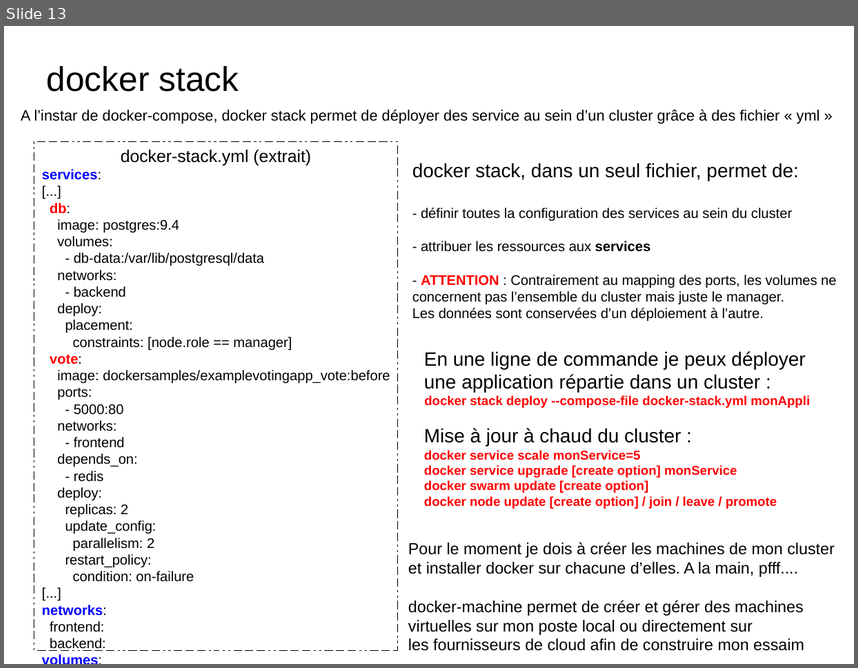
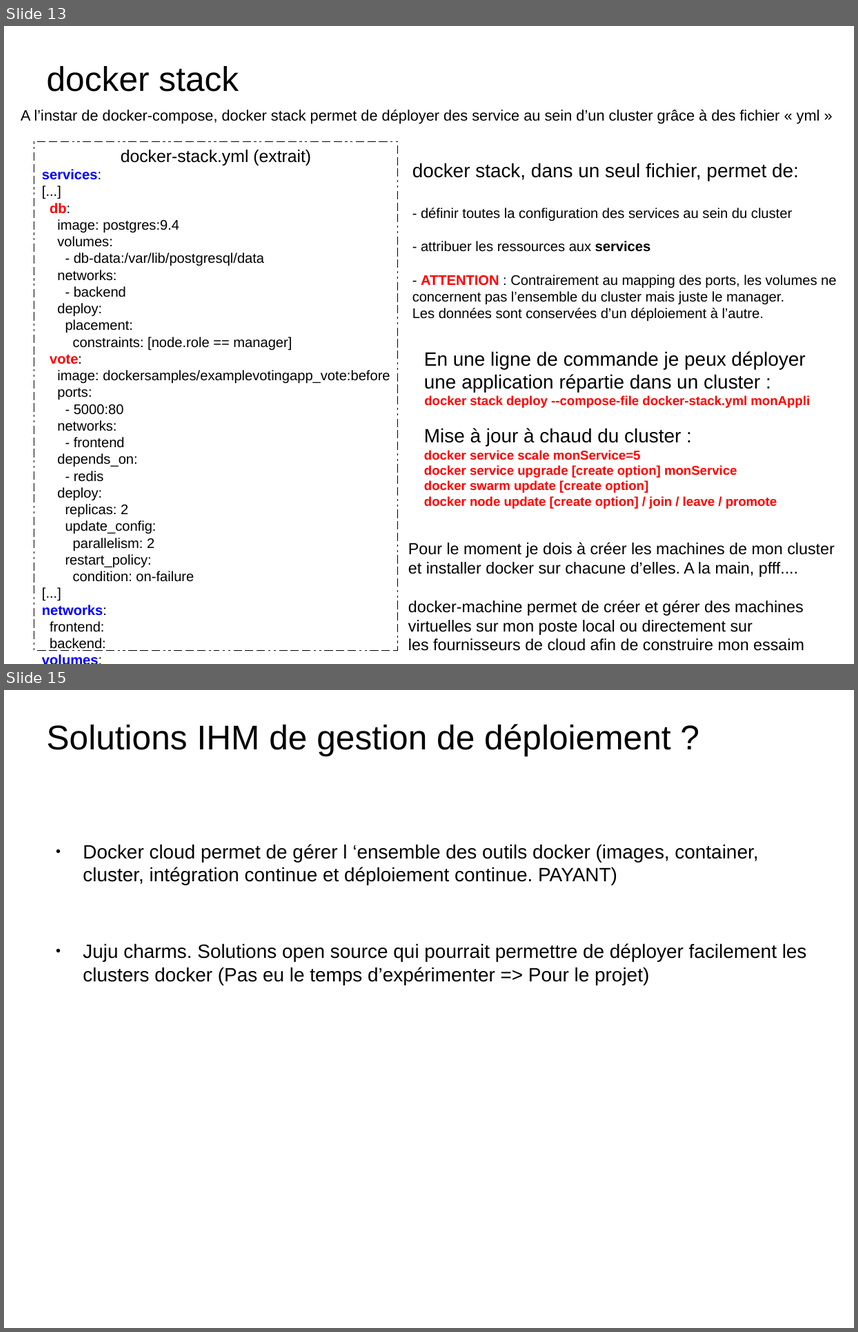
Before and after one commit to charleshuber/4t, a slide deck: presentation_smb215.odp. Shown one above the other, each under a label of ours: slide 13 before the commit, slides 13 and 15 after it; the slides between them are not shown. The pictures are 858x668 and 858x1332 pixels, drawn with LibreOffice and Linux fonts; fonts in the diff are those of the drawing. Boxes give left, top, right and bottom in pixels: in the first picture for what was removed or moved away, otherwise in the second. Text is boxed around its words. In the diff, an @@ line names an element or a change of style, - is before the commit and + after.

```diff
--- a/presentation_smb215.odp
+++ b/presentation_smb215.odp
@@ slide 15 added at box(4, 690, 854, 1328), background #FFFFFF @@
@@ title added at box(47, 724, 671, 756), 32 pt, text #000000 @@
+Solutions IHM de gestion de déploiement ?
@@ text added at box(83, 844, 807, 985), 18 pt, text #000000 @@
+● Docker cloud permet de gérer l ‘ensemble des outils docker (images, container, cluster, intégration continue et déploiement continue. PAYANT)
+● Juju charms. Solutions open source qui pourrait permettre de déployer facilement les clusters docker (Pas eu le temps d’expérimenter => Pour le projet)
```
Also in this commit, not shown: 1 slide changed, 1 other slide added, 3 slides removed, 1 other file.
